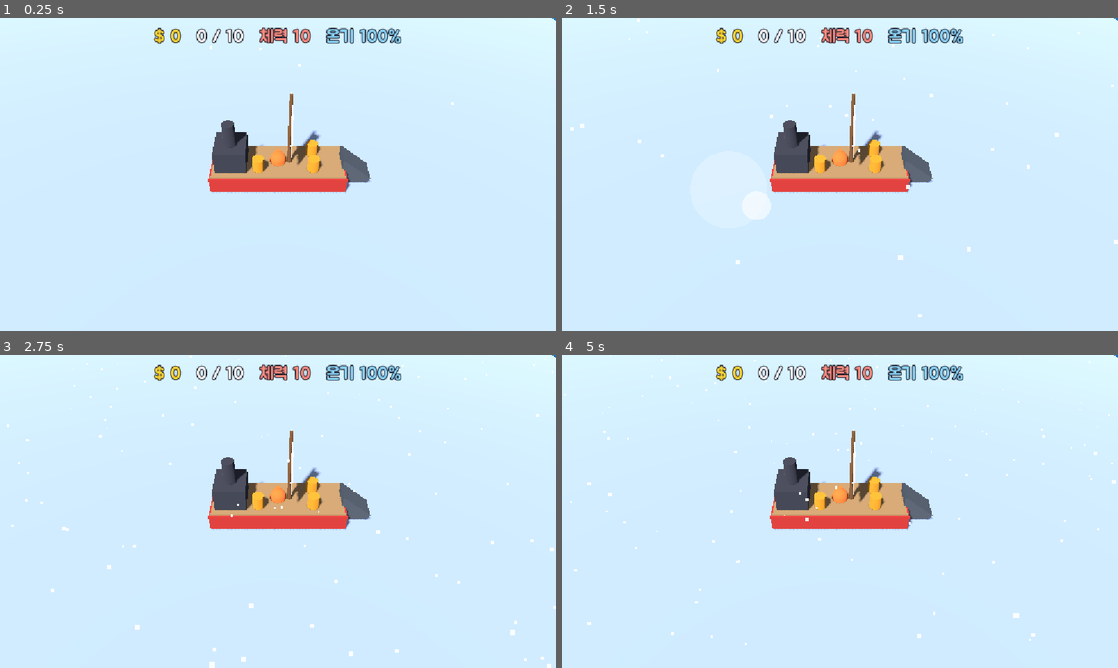
Above: before the commit, frames 1-4 (two rows, left to right).
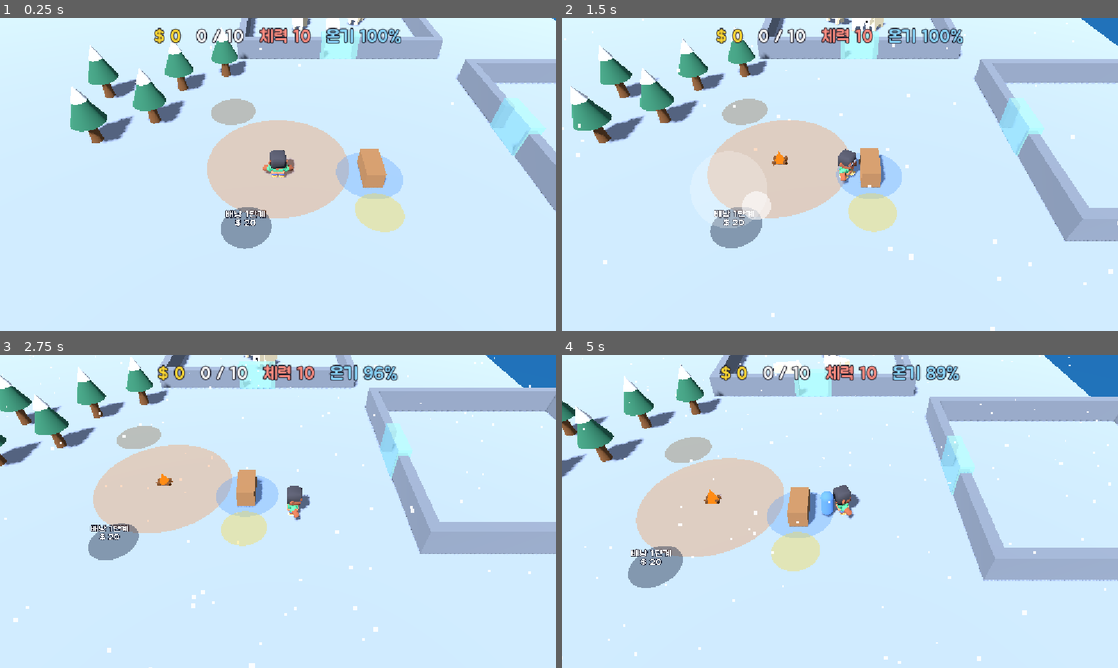
Above: after the commit, the same moments.

Repository: kimpro4214/FrostCamp
Game: Godot game, scene res://frost_camp/scenes/main.tscn
Same seed, same stepped clock (60 frames per second), same inputs: the game is played once before the commit and once after it.
Inputs (mouse positions are in pixels of both pictures, inside the frame that each line leads up to):
- Up to frame 1 (0.25 s): no input
- Up to frame 2 (1.5 s): move the mouse to (962, 158) at 0.52 s; hold D 0.53-1.25 s; click (962, 158) at 0.67 s; drag from (728, 190) to (812, 237) at 1.27 s
- Up to frame 3 (2.75 s): move the mouse to (333, 442) at 2.02 s; hold D from 2.03 s (still down)
- Up to frame 4 (5 s): release D at 2.75 s; drag from (812, 574) to (673, 464) at 2.77 s; move the mouse to (1006, 558) at 3.52 s; hold A 3.53-4.25 s; drag from (673, 464) to (756, 433) at 4.27 s

The runs differ from the first frame. In frame 1, 20% of the frame differs, in the area x 12-100%, y 0-74%; in frame 2, 23%; in frame 3, 26%; in frame 4, 29%, in the area x 0-100%, y 0-99%.
Error before the commit: Parse Error: Preload file "res://frost_camp/scenes/frozen_material.tres" does not exist. (res://frost_camp/scenes/worker_view.gd:10)

Commit message:
feat: 프로스트 캠프 플레이어와 일꾼을 걷기 애니메이션 캐릭터 모델로 교체

Diff:
--- /dev/null
+++ b/frost_camp/scenes/character_model.gd
@@ -0,0 +1,38 @@
+extends Node3D
+## Kenney Mini Characters 모델 하나를 띄우고 걷기/서기 애니메이션과 얼음 덧칠을 맡는다.
+## 플레이어·일꾼·손님이 같이 쓴다.
+
+const SCALE := 2.3
+const FrozenOverlay := preload("res://frost_camp/scenes/frozen_overlay.tres")
+
+var _player: AnimationPlayer
+var _meshes: Array[Node] = []
+var _moving := false
+var _frozen := false
+
+
+func setup(model_path: String) -> void:
+	var model: Node3D = load(model_path).instantiate()
+	model.scale = Vector3.ONE * SCALE
+	model.rotation.y = PI  # Kenney 캐릭터는 +Z를 보고, 이 게임의 앞은 -Z다.
+	add_child(model)
+	_meshes = model.find_children("*", "MeshInstance3D", true, false)
+	_player = model.find_children("*", "AnimationPlayer", true, false)[0]
+	for anim_name in ["idle", "walk"]:
+		_player.get_animation(anim_name).loop_mode = Animation.LOOP_LINEAR
+	_player.play("idle")
+
+
+func set_moving(moving: bool) -> void:
+	if moving == _moving:
+		return
+	_moving = moving
+	_player.play("walk" if moving else "idle", 0.15)
+
+
+func set_frozen(frozen: bool) -> void:
+	if frozen == _frozen:
+		return
+	_frozen = frozen
+	for mesh in _meshes:
+		mesh.material_overlay = FrozenOverlay if frozen else null
--- /dev/null
+++ b/frost_camp/scenes/frozen_overlay.tres
@@ -0,0 +1,6 @@
+[gd_resource type="StandardMaterial3D" format=3]
+
+[resource]
+transparency = 1
+shading_mode = 0
+albedo_color = Color(0.6, 0.85, 1, 0.55)
--- a/frost_camp/scenes/player.gd
+++ b/frost_camp/scenes/player.gd
@@ -1,13 +1,13 @@
 extends CharacterBody3D
 ## 플레이어 몸. 입력으로 움직이고, 위치를 sim에 넘긴다. 등 뒤 스택은 StackAnchor가 그린다.
 
-const FrozenMaterial := preload("res://frost_camp/scenes/frozen_material.tres")
+const MODEL := "res://frost_camp/assets/models/characters/character-male-a.glb"
 
 var sim: FrostSim
 var joystick: Node
 
 @onready var _pivot: Node3D = $Pivot
-@onready var _body: MeshInstance3D = $Pivot/Body
+@onready var _model: Node3D = $Pivot/Model
 
 
 func setup(frost_sim: FrostSim, virtual_joystick: Node) -> void:
@@ -15,6 +15,7 @@
 	joystick = virtual_joystick
 	position = Vector3(sim.player.pos.x, 0.0, sim.player.pos.y)
 	$Pivot/StackAnchor.setup(sim.player.stack)
+	_model.setup(MODEL)
 
 
 func _physics_process(_delta: float) -> void:
@@ -24,7 +25,8 @@
 	if input.length() > 0.1:
 		_pivot.rotation.y = atan2(-input.x, -input.y)
 	sim.player.pos = Vector2(position.x, position.z)
-	_body.material_override = FrozenMaterial if sim.player.warmth <= 0.0 else null
+	_model.set_moving(input.length() > 0.1)
+	_model.set_frozen(sim.player.warmth <= 0.0)
 
 
 func _read_input() -> Vector2:
--- a/frost_camp/scenes/player.tscn
+++ b/frost_camp/scenes/player.tscn
@@ -2,22 +2,11 @@
 
 [ext_resource type="Script" path="res://frost_camp/scenes/player.gd" id="1_script"]
 [ext_resource type="Script" path="res://frost_camp/scenes/stack_view.gd" id="2_stack"]
+[ext_resource type="Script" path="res://frost_camp/scenes/character_model.gd" id="3_model"]
 
 [sub_resource type="CapsuleShape3D" id="CapsuleShape3D_body"]
 radius = 0.4
 height = 1.6
-
-[sub_resource type="StandardMaterial3D" id="StandardMaterial3D_body"]
-albedo_color = Color(0.95, 0.45, 0.2, 1)
-
-[sub_resource type="CapsuleMesh" id="CapsuleMesh_body"]
-material = SubResource("StandardMaterial3D_body")
-radius = 0.4
-height = 1.6
-
-[sub_resource type="BoxMesh" id="BoxMesh_nose"]
-material = SubResource("StandardMaterial3D_body")
-size = Vector3(0.2, 0.2, 0.3)
 
 [node name="Player" type="CharacterBody3D"]
 collision_layer = 2
@@ -30,13 +19,8 @@
 
 [node name="Pivot" type="Node3D" parent="."]
 
-[node name="Body" type="MeshInstance3D" parent="Pivot"]
-transform = Transform3D(1, 0, 0, 0, 1, 0, 0, 0, 1, 0, 0.8, 0)
-mesh = SubResource("CapsuleMesh_body")
-
-[node name="Nose" type="MeshInstance3D" parent="Pivot"]
-transform = Transform3D(1, 0, 0, 0, 1, 0, 0, 0, 1, 0, 1.2, -0.45)
-mesh = SubResource("BoxMesh_nose")
+[node name="Model" type="Node3D" parent="Pivot"]
+script = ExtResource("3_model")
 
 [node name="StackAnchor" type="Node3D" parent="Pivot"]
 transform = Transform3D(1, 0, 0, 0, 1, 0, 0, 0, 1, 0, 0.5, 0.6)
--- a/frost_camp/scenes/worker.tscn
+++ b/frost_camp/scenes/worker.tscn
@@ -2,23 +2,11 @@
 
 [ext_resource type="Script" path="res://frost_camp/scenes/worker_view.gd" id="1_script"]
 [ext_resource type="Script" path="res://frost_camp/scenes/stack_view.gd" id="2_stack"]
+[ext_resource type="Script" path="res://frost_camp/scenes/character_model.gd" id="3_model"]
 
 [sub_resource type="CapsuleShape3D" id="CapsuleShape3D_body"]
 radius = 0.35
 height = 1.4
-
-[sub_resource type="CapsuleMesh" id="CapsuleMesh_body"]
-radius = 0.35
-height = 1.4
-
-[sub_resource type="StandardMaterial3D" id="StandardMaterial3D_hat"]
-albedo_color = Color(0.25, 0.25, 0.3, 1)
-
-[sub_resource type="CylinderMesh" id="CylinderMesh_hat"]
-material = SubResource("StandardMaterial3D_hat")
-top_radius = 0.2
-bottom_radius = 0.3
-height = 0.25
 
 [node name="Worker" type="CharacterBody3D"]
 collision_layer = 4
@@ -31,13 +19,8 @@
 
 [node name="Pivot" type="Node3D" parent="."]
 
-[node name="Body" type="MeshInstance3D" parent="Pivot"]
-transform = Transform3D(1, 0, 0, 0, 1, 0, 0, 0, 1, 0, 0.7, 0)
-mesh = SubResource("CapsuleMesh_body")
-
-[node name="Hat" type="MeshInstance3D" parent="Pivot"]
-transform = Transform3D(1, 0, 0, 0, 1, 0, 0, 0, 1, 0, 1.45, 0)
-mesh = SubResource("CylinderMesh_hat")
+[node name="Model" type="Node3D" parent="Pivot"]
+script = ExtResource("3_model")
 
 [node name="StackAnchor" type="Node3D" parent="Pivot"]
 transform = Transform3D(1, 0, 0, 0, 1, 0, 0, 0, 1, 0, 0.45, 0.5)
--- a/frost_camp/scenes/worker_view.gd
+++ b/frost_camp/scenes/worker_view.gd
@@ -1,21 +1,20 @@
 extends CharacterBody3D
 ## 일꾼 몸. sim의 worker_brain이 정한 목표까지 NavigationAgent3D로 길을 찾아 걷고, 위치를 sim에 넘긴다.
 
-const ROLE_COLORS := {
-	"lumberjack": Color(0.3, 0.6, 0.3),
-	"porter": Color(0.9, 0.72, 0.25),
-	"cashier": Color(0.6, 0.4, 0.85),
+## 역할마다 다른 캐릭터를 써서 한눈에 구분되게 한다.
+const ROLE_MODELS := {
+	"lumberjack": "res://frost_camp/assets/models/characters/character-worker.glb",
+	"porter": "res://frost_camp/assets/models/characters/character-male-c.glb",
+	"cashier": "res://frost_camp/assets/models/characters/character-female-b.glb",
 }
-
-const FrozenMaterial := preload("res://frost_camp/scenes/frozen_material.tres")
 
 var sim: FrostSim
 var index: int
 var _goal := Vector2.INF
-var _role_material: StandardMaterial3D
 
 @onready var _agent: NavigationAgent3D = $NavigationAgent3D
 @onready var _pivot: Node3D = $Pivot
+@onready var _model: Node3D = $Pivot/Model
 
 
 func setup(frost_sim: FrostSim, worker_index: int) -> void:
@@ -24,9 +23,7 @@
 	var worker := sim.workers[index]
 	position = Vector3(worker.pos.x, 0.0, worker.pos.y)
 	$Pivot/StackAnchor.setup(worker.stack)
-	_role_material = StandardMaterial3D.new()
-	_role_material.albedo_color = ROLE_COLORS[worker.role]
-	$Pivot/Body.material_override = _role_material
+	_model.setup(ROLE_MODELS[worker.role])
 
 
 func _physics_process(_delta: float) -> void:
@@ -45,4 +42,5 @@
 			_pivot.rotation.y = atan2(-direction.x, -direction.z)
 	move_and_slide()
 	worker.pos = Vector2(position.x, position.z)
-	$Pivot/Body.material_override = FrozenMaterial if worker.warmth <= 0.0 else _role_material
+	_model.set_moving(velocity.length() > 0.1)
+	_model.set_frozen(worker.warmth <= 0.0)
Not shown, added: frost_camp/scenes/character_model.gd.uid
